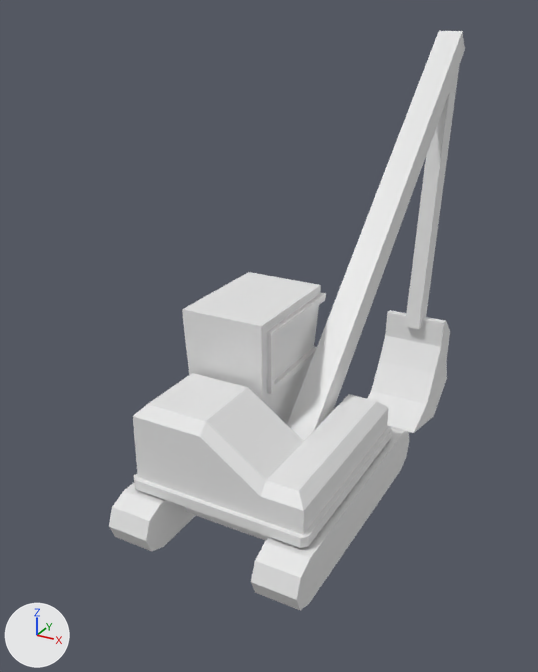
Renders of the glTF model public/meshes/pelleteuse.gltf from each side of a commit.
One viewpoint serves both versions: a 50 mm lens placed at (3.12, -5.75, 4.5), pointed at (-0.51, 0.84, 1.21). The lights are fixed; the arrows at lower left show +X, +Y and +Z. The picture after the commit comes second. Where no turn or scale is listed for an object, it has been applied to the vertices. Vertices at exactly the same position are counted once.

The first picture shows '0-base', '1-cabine', '2-bras_0', '3-bras_1', '4-godet'.
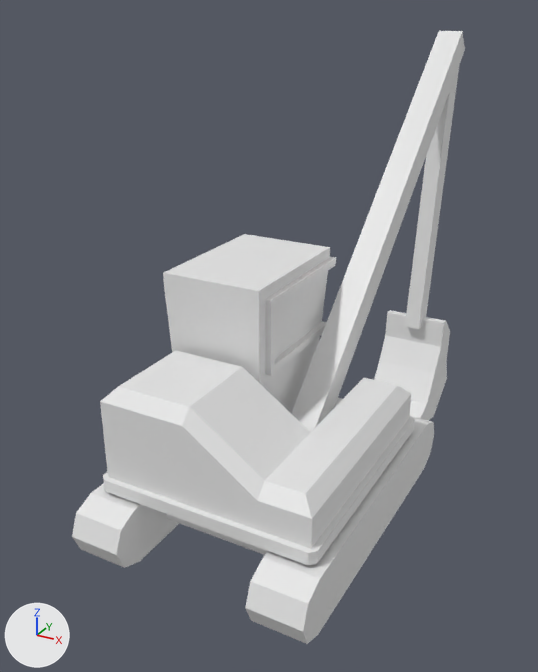
Commit message: Can drive / undrive a pelleteuse.

Location of each change, (x1, y1, x2, y2) in pixels of the pictures (538 x 672 px):
'1-cabine', rescaled (22% wider, 20% taller)
    before: (133, 272, 392, 548)
    after: (100, 234, 415, 565)
'0-base', rescaled (21% wider, 23% taller)
    before: (109, 425, 409, 610)
    after: (72, 417, 434, 644)

Diff of the bpy script that builds the scene:
```diff
--- a/public/meshes/pelleteuse.gltf.py
+++ b/public/meshes/pelleteuse.gltf.py
@@ me_cube @@
 # used by ob_0_base; location = (0.0, 0.0, 0.0)
-me_cube.from_pydata(...)  # 56 vertices, 100 faces; spans x -1.0..1.0, y -1.42..1.42, z -0.25..0.25
+me_cube.from_pydata(...)  # 56 vertices, 100 faces; spans x -1.2..1.2, y -1.7..1.7, z -0.3..0.3
+# me_cube part 1: the whole mesh is scaled about its middle by 1.2
 me_cube.materials.append(mat_material)
@@ me_cube_001 @@
 # used by ob_1_cabine; location = (0.0, 0.0, 0.28)
-me_cube_001.from_pydata(...)  # 106 vertices, 172 faces; spans x -0.98..0.93, y -1.13..1.19, z 0.0..1.51
+me_cube_001.from_pydata(...)  # 106 vertices, 172 faces; spans x -1.18..1.12, y -1.35..1.42, z 0.34..2.15
+# me_cube_001 part 2: the whole mesh is scaled about its middle by 1.2, then moved by (0.0, 0.01, 0.49)
@@ ob_1_cabine @@
 ob_1_cabine = bpy.data.objects.new('1-cabine', me_cube_001)
-ob_1_cabine.location = (0.0, 0.0, 0.28)
+ob_1_cabine.location = (0.0, 0.0, 0.0)
```
